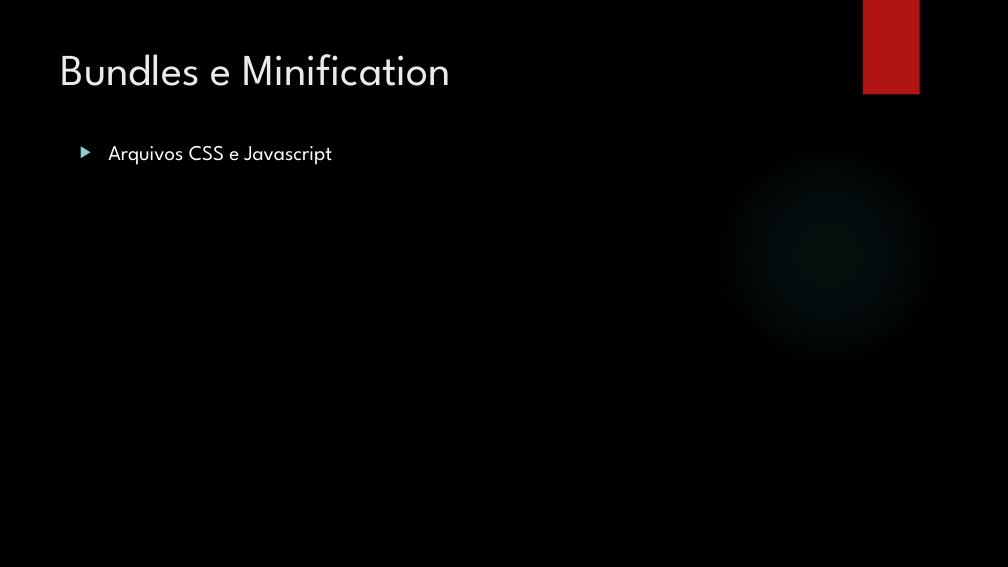
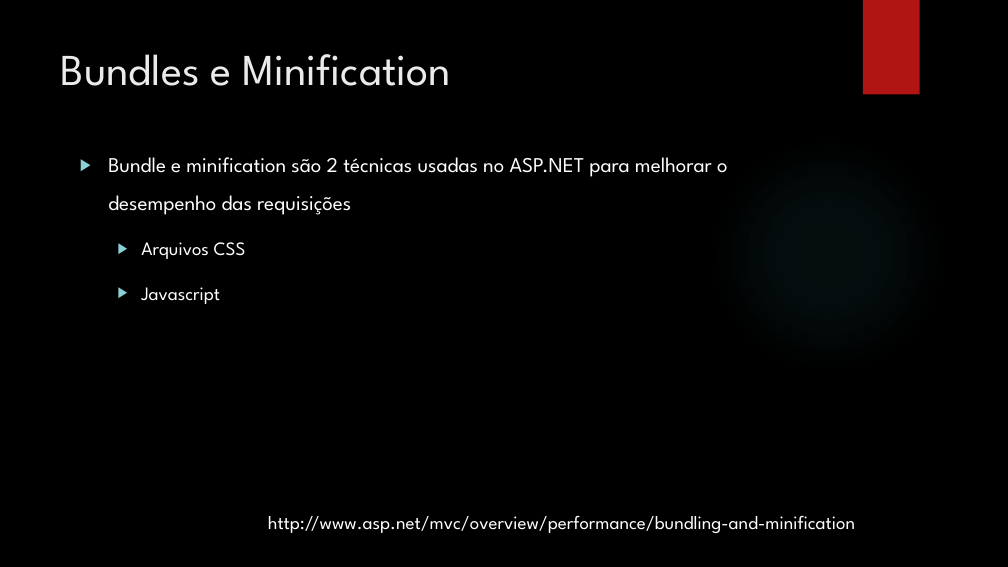
Before and after one commit to leolana/AspnetMvcLab, a slide deck: slide 27 of Presentation/AspNetMvc.pptx (slide 25 before the commit). Drawn at 1008x567 pixels with LibreOffice and Linux fonts; fonts in the diff are those of the drawing; background and template pictures are left out. Boxes give left, top, right and bottom in pixels: in the first picture for what was removed or moved away, otherwise in the second. Text is boxed around its words. In the diff, an @@ line names an element or a change of style, - is before the commit and + after.

```diff
--- a/Presentation/AspNetMvc.pptx
+++ b/Presentation/AspNetMvc.pptx
@@ text at [108,157,727,304]: text changed @@
-▶ Arquivos CSS e Javascript
+▶ Bundle e minification são 2 técnicas usadas no ASP.NET para melhorar o desempenho das requisições
+  ▶ Arquivos CSS
+  ▶ Javascript
@@ text added at [268,515,855,533], 18 pt, text #FFFFFF @@
+http://www.asp.net/mvc/overview/performance/bundling-and-minification
```
Also in this commit, not shown: 5 other slides changed, 2 slides added.
